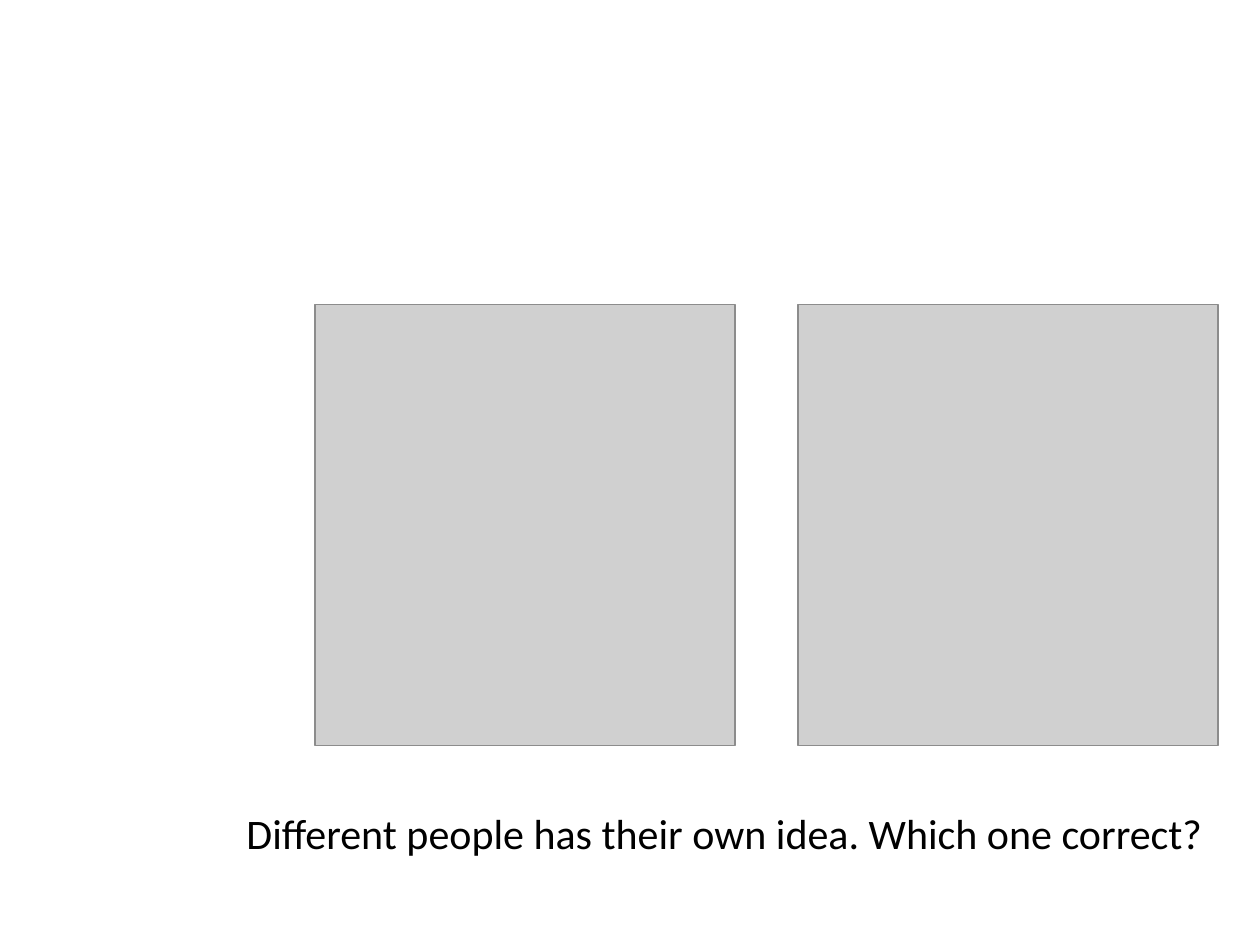
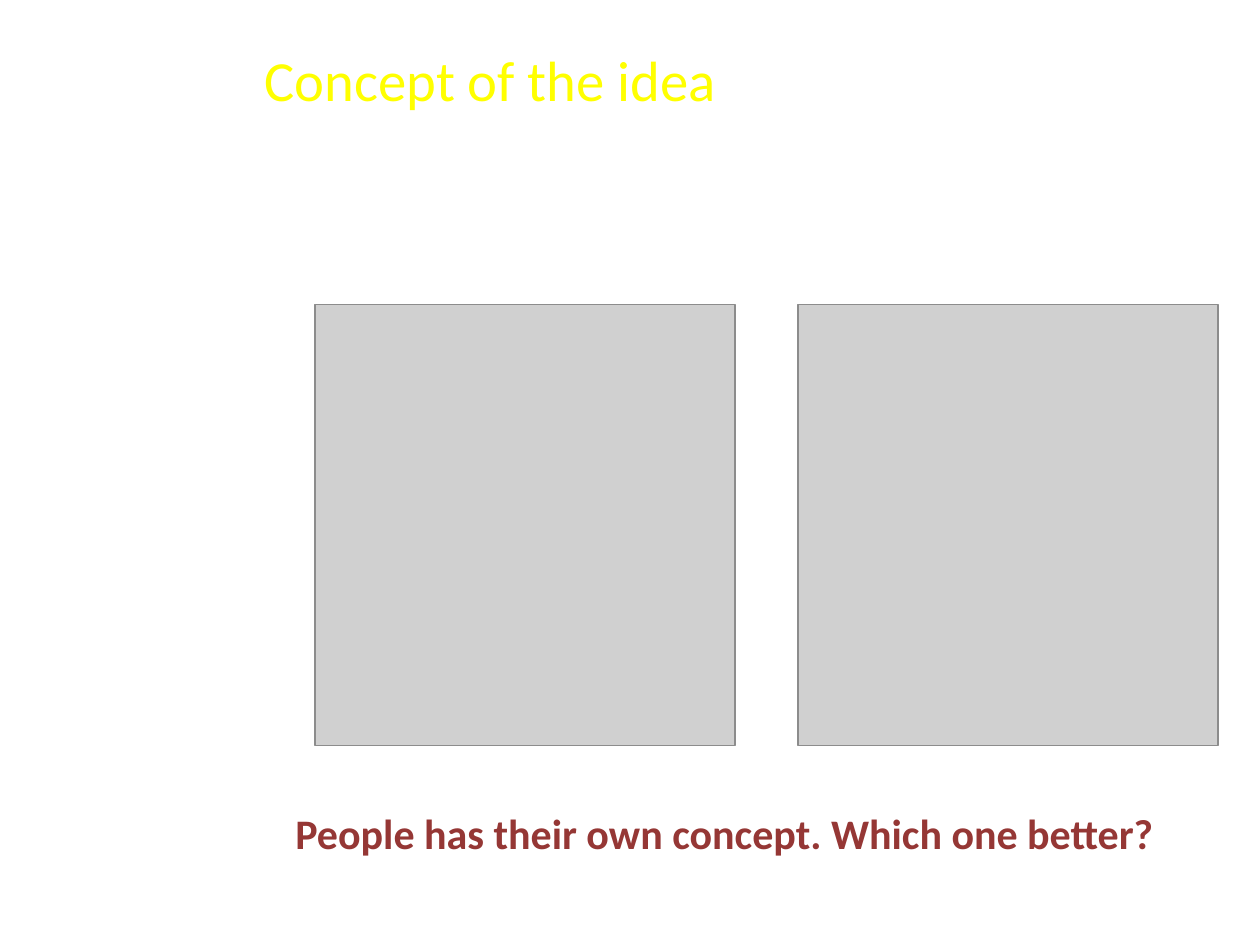
Before and after one commit to FeedMapping/Schema, a slide deck: slide 7 of slide/ppt/Mapping-Ideas.pptx (slide 5 before the commit). Drawn at 1260x945 pixels with LibreOffice and Linux fonts; fonts in the diff are those of the drawing; grey boxes stand for pictures; background and template pictures are left out. Boxes give left, top, right and bottom in pixels: in the first picture for what was removed or moved away, otherwise in the second. Text is boxed around its words. In the diff, an @@ line names an element or a change of style, - is before the commit and + after.

```diff
--- a/slide/ppt/Mapping-Ideas.pptx
+++ b/slide/ppt/Mapping-Ideas.pptx
@@ text added at (x1=265, y1=61, x2=716, y2=110), 32.4 pt, text #FFFF00 @@
+Concept of the idea
@@ title at (x1=295, y1=819, x2=1153, y2=856): text changed; text colour #000000 to #953735; bold on @@
-Different people has their own idea. Which one correct?
+People has their own concept. Which one better?
```
Also in this commit, not shown: 10 other slides changed, 10 slides added, 12 slides removed.
